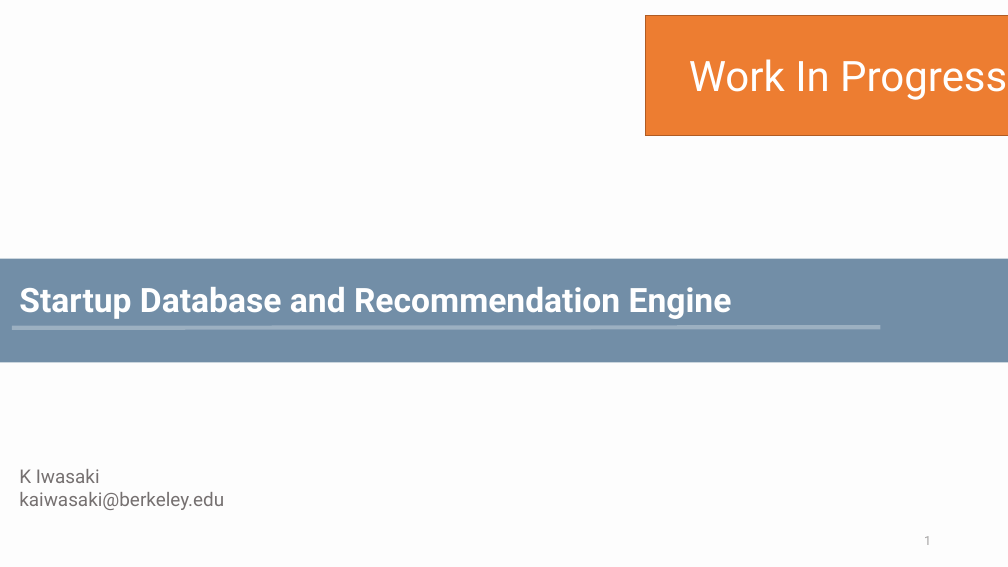
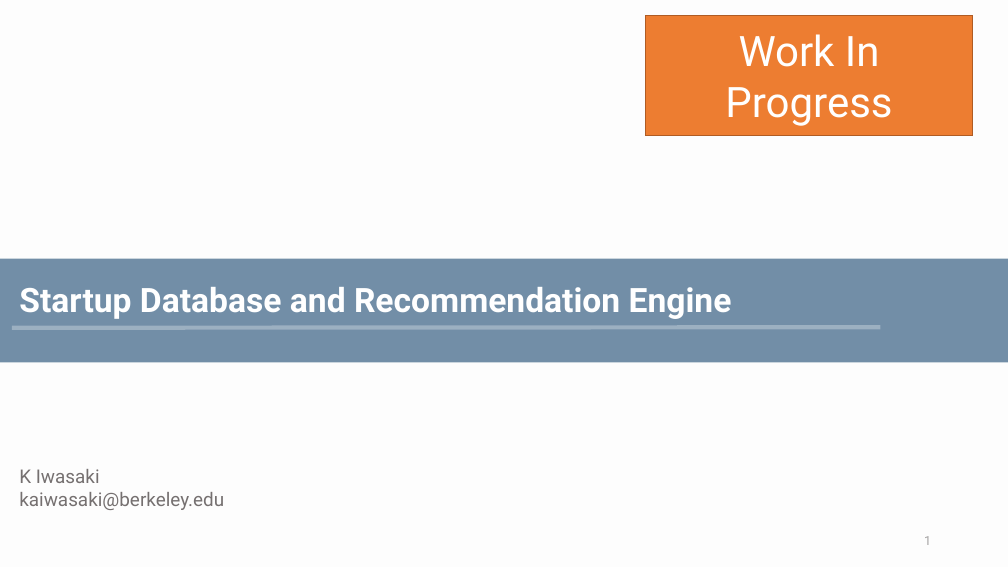
Before and after one commit to K-AlfredIwasaki/job_hunting_made_easy, a slide deck: slide 1 of startup_db_recommendation.pptx. Drawn at 1008x567 pixels with LibreOffice and Linux fonts; fonts in the diff are those of the drawing. Boxes give left, top, right and bottom in pixels: in the first picture for what was removed or moved away, otherwise in the second. Text is boxed around its words. In the diff, an @@ line names an element or a change of style, - is before the commit and + after.

```diff
--- a/startup_db_recommendation.pptx
+++ b/startup_db_recommendation.pptx
@@ rectangle "Work In Progress": place and size @@
-rectangle "Work In Progress" at bbox=[646, 15, 1008, 135]
+rectangle "Work In Progress" at bbox=[646, 15, 972, 135]
```
Also in this commit, not shown: 11 other slides changed, 2 slides added, 1 slide removed, 3 other files.
